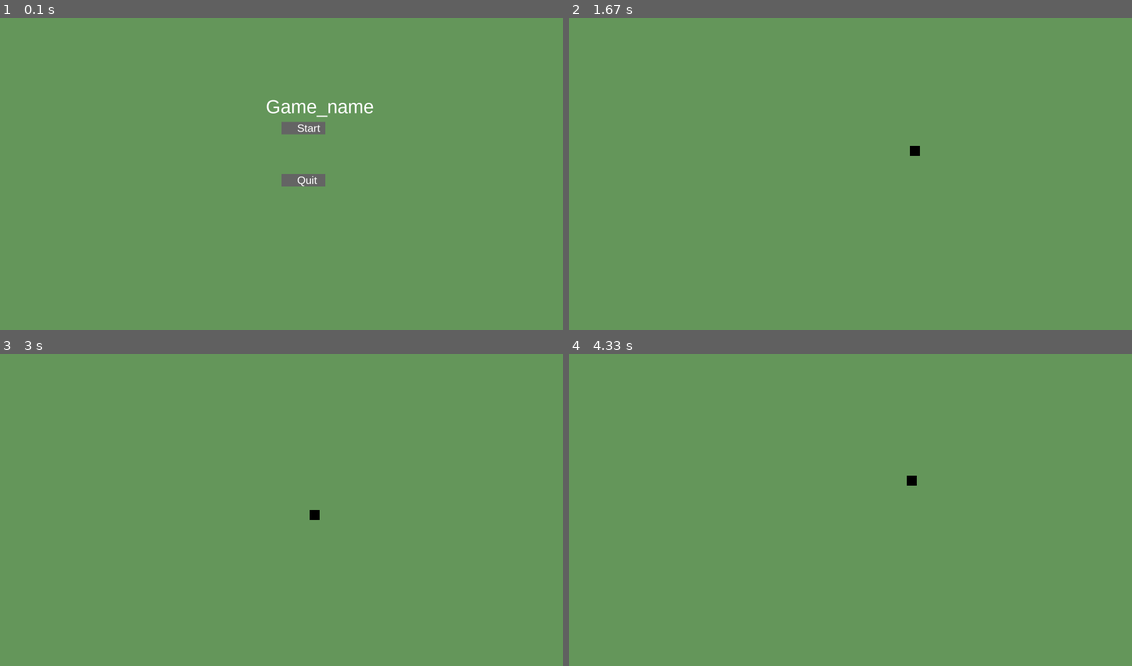
Above: before the commit, frames 1-4 (two rows, left to right).
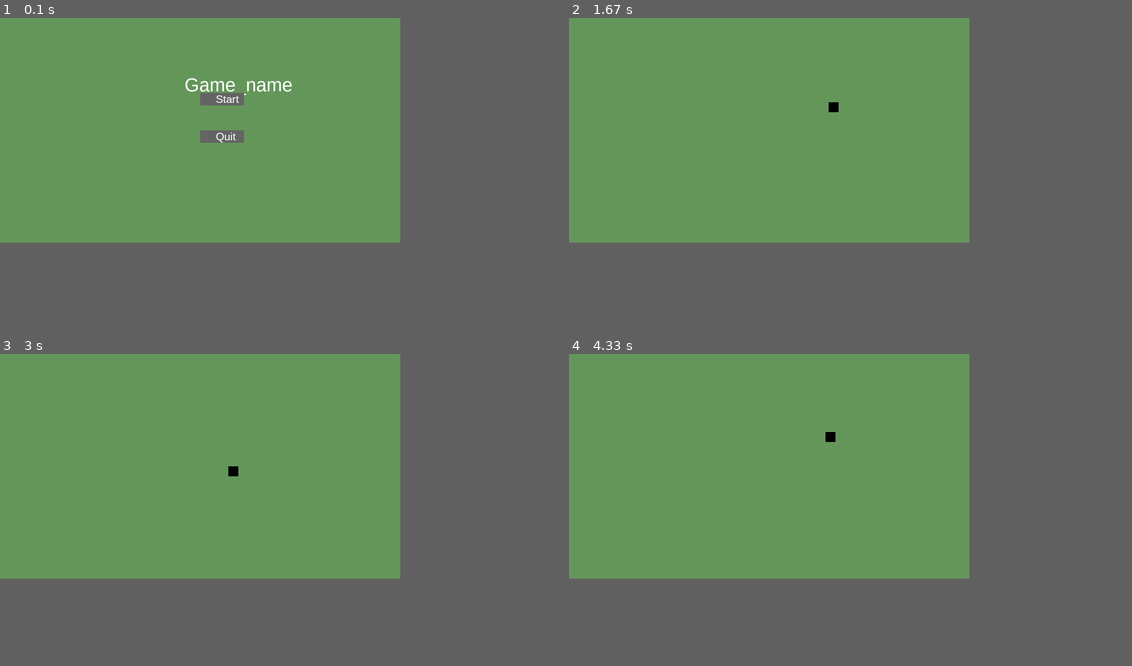
Above: after the commit, the same moments.

Repository: BlazerBen/Final_pygame_project
Game: pygame game, started from director.py
Same seed, same stepped clock (60 frames per second), same inputs: the game is played once before the commit and once after it.
Inputs (mouse positions are in pixels of both pictures, inside the frame that each line leads up to):
- Up to frame 1 (0.1 s): no input
- Up to frame 2 (1.67 s): click "Start" at 0.38 s; hold D 0.67-1.13 s; move the mouse to (670, 133) at 0.7 s; hold W 1.17-1.47 s; hold D from 1.5 s (still down)
- Up to frame 3 (3 s): release D at 1.97 s; hold A 2-2.53 s; hold S 2.57-2.87 s; hold A from 2.9 s (still down)
- Up to frame 4 (4.33 s): release A at 3.3 s; hold W 3.33-3.7 s; hold D from 3.73 s (still down)
The window is 900x500 before the commit and 640x360 after it. Grey fills any space a smaller window leaves; there, only what the larger window draws over its background counts as a difference.

The runs differ from the first frame. In frame 1, 1.8% of the frame differs, in the area x 32-67%, y 19-54%; in frame 2, 0.1%; in frame 3, 0.1%; in frame 4, 0.1%.

Commit message:
screenfit

Diff:
--- a/var.py
+++ b/var.py
@@ -1,8 +1,9 @@
 import pygame
-
+pygame.init()
 #WINDOW
-screenwidth=1800
-screenheight=1000
+infoObject = pygame.display.Info()
+screenwidth=infoObject.current_w
+screenheight=infoObject.current_h
 screen = pygame.display.set_mode((screenwidth,screenheight))
 width = screen.get_width()
 height = screen.get_height()
